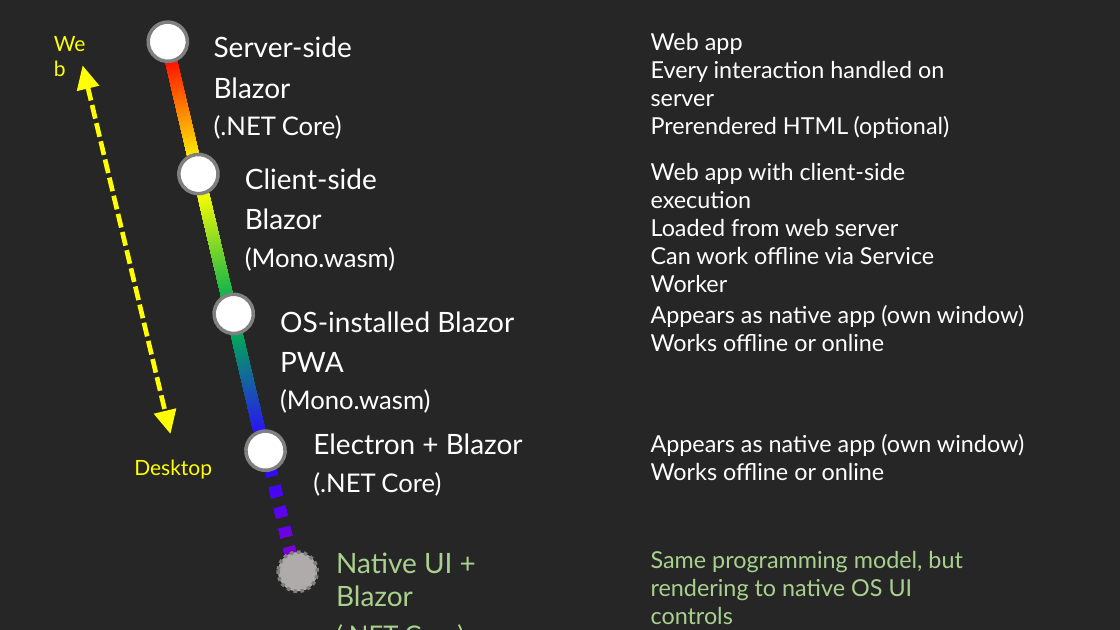
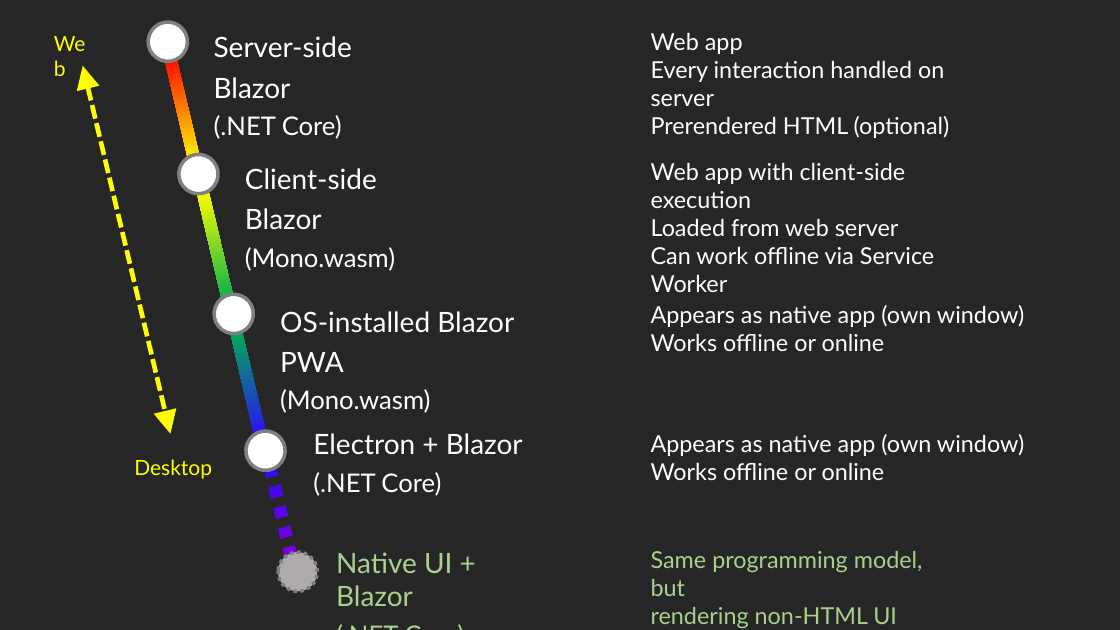
Before and after one commit to SteveSandersonMS/presentation-2019-06-NDCOslo, a slide deck: slide 14 of Slides.pptx. Drawn at 1120x630 pixels with LibreOffice and Linux fonts; fonts in the diff are those of the drawing. Boxes give left, top, right and bottom in pixels: in the first picture for what was removed or moved away, otherwise in the second. Text is boxed around its words. In the diff, an @@ line names an element or a change of style, - is before the commit and + after.

```diff
--- a/Slides.pptx
+++ b/Slides.pptx
@@ text at (651,607,897,629): text changed @@
-rendering to native OS UI controls
+rendering non-HTML UI
```
